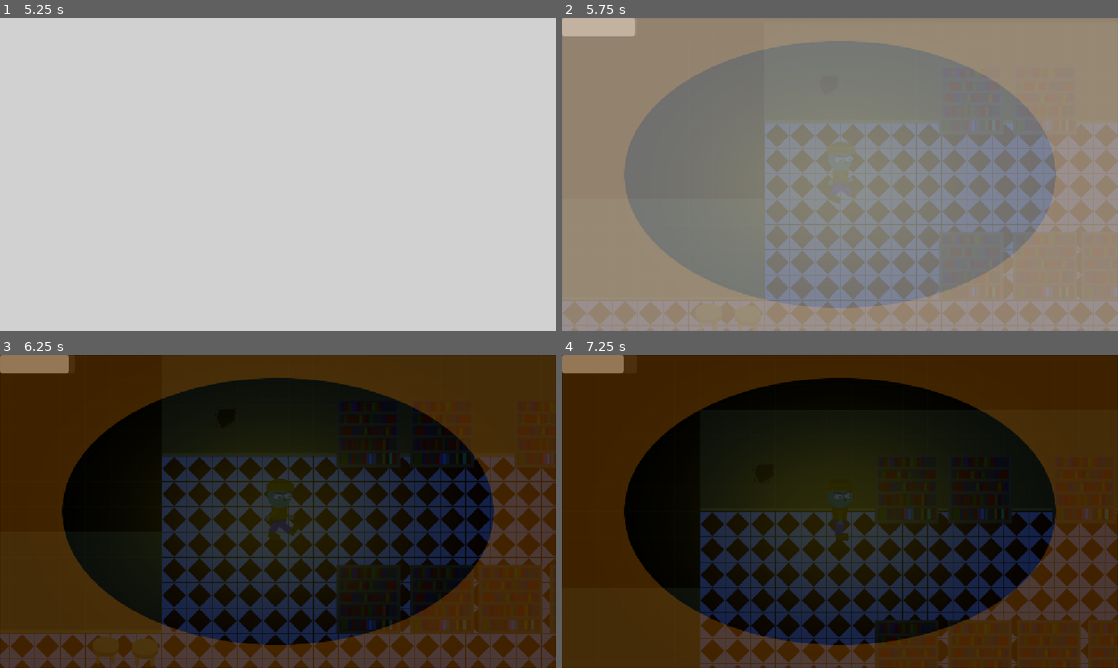
Above: before the commit, frames 1-4 (two rows, left to right).
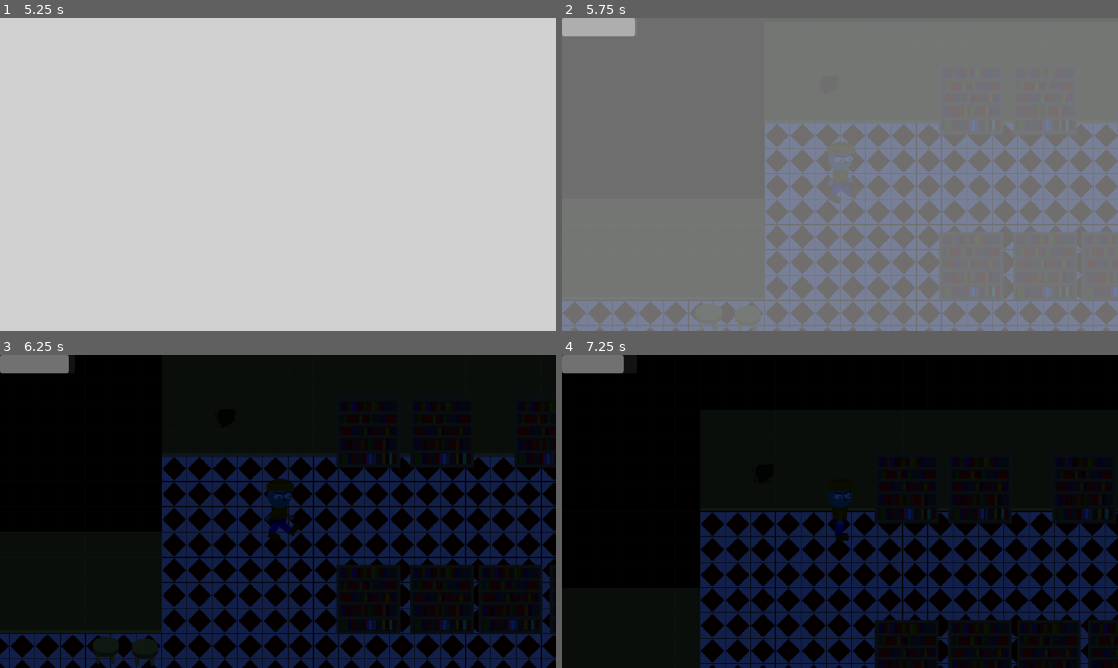
Above: after the commit, the same moments.

Repository: DropletU/autumn
Game: Godot game, scene res://Scenes/prologue.tscn
Two runs of this game, one before a commit and one after it. Both use one fixed random seed, a clock stepped at 60 frames per second and the inputs below.
Inputs:
- Up to frame 1 (5.25 s): tap Enter (ui_accept) at 0.5, 0.77, 1.52, 2, 3.02, 3.77, 4.52 s; hold D (right) 0.53-1.28 s; hold E (interact) 0.53-1.28 s; tap Space at 1.25, 2.75, 4.25 s; hold S (down) 1.28-2.03 s; tap Shift (sprint) at 1.35, 2.85, 4.35 s; hold D (right) 2.03-2.78 s; hold E (interact) 2.03-2.78 s; hold W (up) 2.78-3.53 s; hold E (interact) 3.53-4.28 s; hold A (left) 3.53-5.03 s; hold S (down) from 5.03 s (still down); hold E (interact) from 5.03 s (still down)
- Up to frame 2 (5.75 s): keep holding S (down); keep holding E (interact)
- Up to frame 3 (6.25 s): release S (down) at 5.78 s; release E (interact) at 5.78 s; hold D (right) from 5.78 s (still down); tap Shift (sprint) at 5.85 s; tap Enter (ui_accept) at 6.02 s
- Up to frame 4 (7.25 s): release D (right) at 6.53 s; hold W (up) from 6.53 s (still down); hold E (interact) from 6.53 s (still down); tap Enter (ui_accept) at 6.77 s

Frame 1 is identical in both runs. In frame 2, 47% of the frame differs, in the area x 0-100%, y 0-100%; in frame 3, 57%; in frame 4, 56%.

Commit message:
MainChamber: Remove the screen wide vfx for temperature

Diff:
--- a/Scenes/Worlds/Mansion/MainChamber.tscn
+++ b/Scenes/Worlds/Mansion/MainChamber.tscn
@@ -3,7 +3,6 @@
 [ext_resource type="TileSet" uid="uid://dtolpnmjv15q5" path="res://TileSets/Main.tres" id="1_j3l7n"]
 [ext_resource type="PackedScene" uid="uid://c5o55k0d8e4j5" path="res://Scenes/player.tscn" id="2_0bc6q"]
 [ext_resource type="PackedScene" uid="uid://bw8ee2l6m1sdx" path="res://Scenes/fire_place.tscn" id="3_0bc6q"]
-[ext_resource type="Texture2D" uid="uid://ynjmvvxiqinu" path="res://Art/Overlay/HeatOverlay.png" id="4_dptcd"]
 [ext_resource type="PackedScene" uid="uid://dymle5maypjx4" path="res://Scenes/key_2d.tscn" id="5_t6qia"]
 [ext_resource type="PackedScene" uid="uid://c14mfc2xctkfd" path="res://Scenes/Environment/Teleporter.tscn" id="6_r5jlj"]
 [ext_resource type="PackedScene" uid="uid://cabbntt5mibuw" path="res://Scenes/Environment/BookShelf.tscn" id="7_imbot"]
@@ -33,13 +32,6 @@
 
 [node name="FirePlace4" parent="." unique_id=901278387 instance=ExtResource("3_0bc6q")]
 position = Vector2(7590, 299)
-
-[node name="CanvasLayer" type="CanvasLayer" parent="." unique_id=1147897268]
-
-[node name="TextureRect" type="TextureRect" parent="CanvasLayer" unique_id=436881329]
-offset_right = 40.0
-offset_bottom = 40.0
-texture = ExtResource("4_dptcd")
 
 [node name="CanvasModulate" type="CanvasModulate" parent="." unique_id=289044734]
 color = Color(0.07525144, 0.13421229, 0.31823575, 1)
